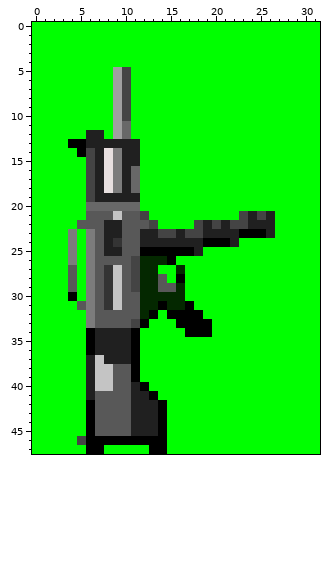
One commit to this pixel-art sprite: Resources/BallisticWeapons/Shotguns/BigUSAS128.png. The picture above was drawn from the file before the commit.
The file is 32x48 pixels.
New version:
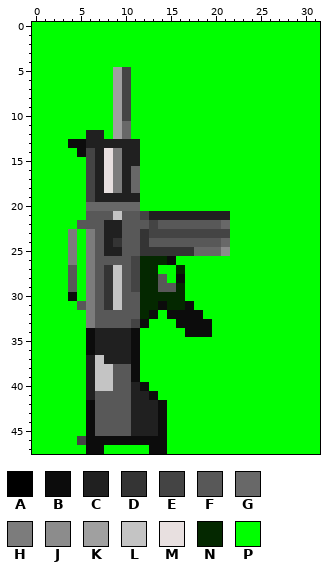
Palette (. is transparent): A #000000  B #0c0c0c  C #202020  D #343434  E #444444  F #585858  G #686868  H #7c7c7c  J #8c8c8c  K #a0a0a0  L #c4c4c4  M #e8e0e0  N #042800  P #00ff00
Log entry: Slightly modified shotgun bigObs
From old to new:
@@ x 2..7 @@
 12 PPPPCC
-13 PPAACC
-14 PPPAEC
+13 PPBBCC
+14 PPPBEC
 15 PPPPEC
@@ x 0..31 @@
 20 PPPPPPGGGGGGPPPPPPPPPPPPPPPPPPPP
-21 PPPPPPFFFLFFEPPPPPPPPPPECECPPPPP
-22 PPPPPFFFCCFFFEPPPPECECEECCCPPPPP
-23 PPPPHPHFCCFFCCEECEECCCCAAACPPPPP
-24 PPPPHPHFCDFFCCCCCCCAAACPPPPPPPPP
-25 PPPPHPHFCCFFAAAAAACPPPPPPPPPPPPP
-26 PPPPHPHFFFFENNNAPPPPPPPPPPPPPPPP
+21 PPPPPPFFFLFFECCCCCCCCCPPPPPPPPPP
+22 PPPPPFFFCCFFFEFFFFFFFGPPPPPPPPPP
+23 PPPPHPHFCCFFDEEEEEEEEEPPPPPPPPPP
+24 PPPPHPHFCDFFDFFFFFFFFGPPPPPPPPPP
+25 PPPPHPHFCCFFDDDDDDGGGJPPPPPPPPPP
+26 PPPPHPHFFFFENNNBPPPPPPPPPPPPPPPP
 27 PPPPFPHFDLFENNPPNPPPPPPPPPPPPPPP
-28 PPPPFPHFDLFENNFPAPPPPPPPPPPPPPPP
+28 PPPPFPHFDLFENNFPBPPPPPPPPPPPPPPP
 29 PPPPFPHFDLFENNFFNPPPPPPPPPPPPPPP
-30 PPPPAPHFDLFFNNNNNPPPPPPPPPPPPPPP
-31 PPPPPFHFDLFFNNANNAPPPPPPPPPPPPPP
-32 PPPPPPHFFFFFNAPAAAAPPPPPPPPPPPPP
-33 PPPPPPHFFFFEAPPPAAAAPPPPPPPPPPPP
-34 PPPPPPACCCCAPPPPPAAAPPPPPPPPPPPP
-35 PPPPPPACCCCAPPPPPPPPPPPPPPPPPPPP
-36 PPPPPPACCCCAPPPPPPPPPPPPPPPPPPPP
-37 PPPPPPCLCCCAPPPPPPPPPPPPPPPPPPPP
-38 PPPPPPCLLFFAPPPPPPPPPPPPPPPPPPPP
-39 PPPPPPCLLFFAPPPPPPPPPPPPPPPPPPPP
-40 PPPPPPCLLFFCAPPPPPPPPPPPPPPPPPPP
-41 PPPPPPCFFFFCCAPPPPPPPPPPPPPPPPPP
-42 PPPPPPAFFFFCCCAPPPPPPPPPPPPPPPPP
-43 PPPPPPAFFFFCCCAPPPPPPPPPPPPPPPPP
-44 PPPPPPAFFFFCCCAPPPPPPPPPPPPPPPPP
-45 PPPPPPAFFFFCCCAPPPPPPPPPPPPPPPPP
-46 PPPPPEAAAAAAAAAPPPPPPPPPPPPPPPPP
-47 PPPPPPAAPPPPPAAPPPPPPPPPPPPPPPPP
+30 PPPPBPHFDLFFNNNNNPPPPPPPPPPPPPPP
+31 PPPPPFHFDLFFNNBNNBPPPPPPPPPPPPPP
+32 PPPPPPHFFFFFNBPBBBBPPPPPPPPPPPPP
+33 PPPPPPHFFFFEBPPPBBBBPPPPPPPPPPPP
+34 PPPPPPBCCCCBPPPPPBBBPPPPPPPPPPPP
+35 PPPPPPBCCCCBPPPPPPPPPPPPPPPPPPPP
+36 PPPPPPBCCCCBPPPPPPPPPPPPPPPPPPPP
+37 PPPPPPCLCCCBPPPPPPPPPPPPPPPPPPPP
+38 PPPPPPCLLFFBPPPPPPPPPPPPPPPPPPPP
+39 PPPPPPCLLFFBPPPPPPPPPPPPPPPPPPPP
+40 PPPPPPCLLFFCBPPPPPPPPPPPPPPPPPPP
+41 PPPPPPCFFFFCCBPPPPPPPPPPPPPPPPPP
+42 PPPPPPBFFFFCCCBPPPPPPPPPPPPPPPPP
+43 PPPPPPBFFFFCCCBPPPPPPPPPPPPPPPPP
+44 PPPPPPBFFFFCCCBPPPPPPPPPPPPPPPPP
+45 PPPPPPBFFFFCCCBPPPPPPPPPPPPPPPPP
+46 PPPPPEBBBBBBBBBPPPPPPPPPPPPPPPPP
+47 PPPPPPBBPPPPPBBPPPPPPPPPPPPPPPPP
